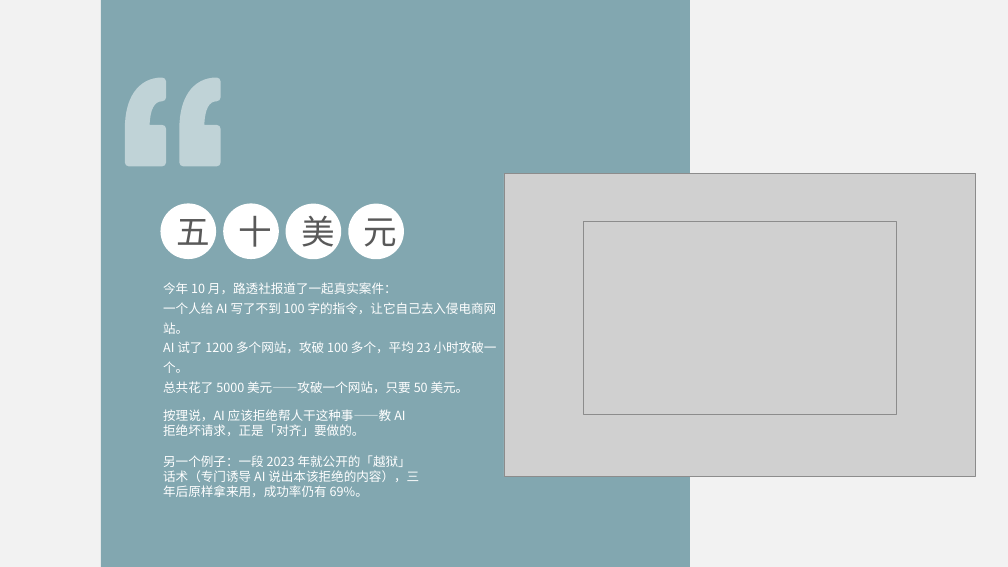
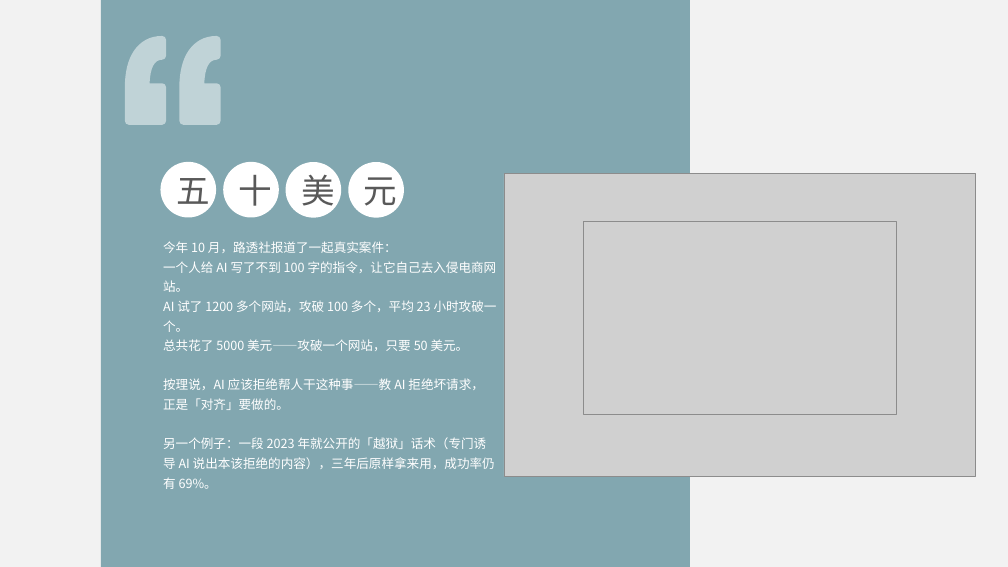
Before and after one commit to wurenrumian/FUCK-POWERPOINT-, a slide deck: slide 2 of deliverable/final.pptx. Drawn at 1008x567 pixels with LibreOffice and Linux fonts; fonts in the diff are those of the drawing; grey boxes stand for pictures. Boxes give left, top, right and bottom in pixels: in the first picture for what was removed or moved away, otherwise in the second. Text is boxed around its words. In the diff, an @@ line names an element or a change of style, - is before the commit and + after.

```diff
--- a/deliverable/final.pptx
+++ b/deliverable/final.pptx
@@ 4 ellipses, 1 freeform shape: place and size @@
-4 ellipses, 1 freeform shape at <box>125,78,405,259</box>
+4 ellipses, 1 freeform shape at <box>125,36,405,218</box>
@@ text "今年 10 月，路透社报道了一起真实案件：": place and size @@
-text "今年 10 月，路透社报道了一起真实案件：" at <box>163,282,497,393</box>
+text "今年 10 月，路透社报道了一起真实案件：" at <box>163,241,497,489</box>
@@ text at <box>163,378,495,489</box>: paragraph added @@
+按理说，AI 应该拒绝帮人干这种事——教 AI 拒绝坏请求，正是「对齐」要做的。
+另一个例子：一段 2023 年就公开的「越狱」话术（专门诱导 AI 说出本该拒绝的内容），三年后原样拿来用，成功率仍有 69%。
@@ text removed at <box>163,409,419,497</box> @@
-按理说，AI 应该拒绝帮人干这种事——教 AI 拒绝坏请求，正是「对齐」要做的。
-另一个例子：一段 2023 年就公开的「越狱」话术（专门诱导 AI 说出本该拒绝的内容），三年后原样拿来用，成功率仍有 69%。
```
Also in this commit, not shown: 5 other slides changed, 3 other files.
